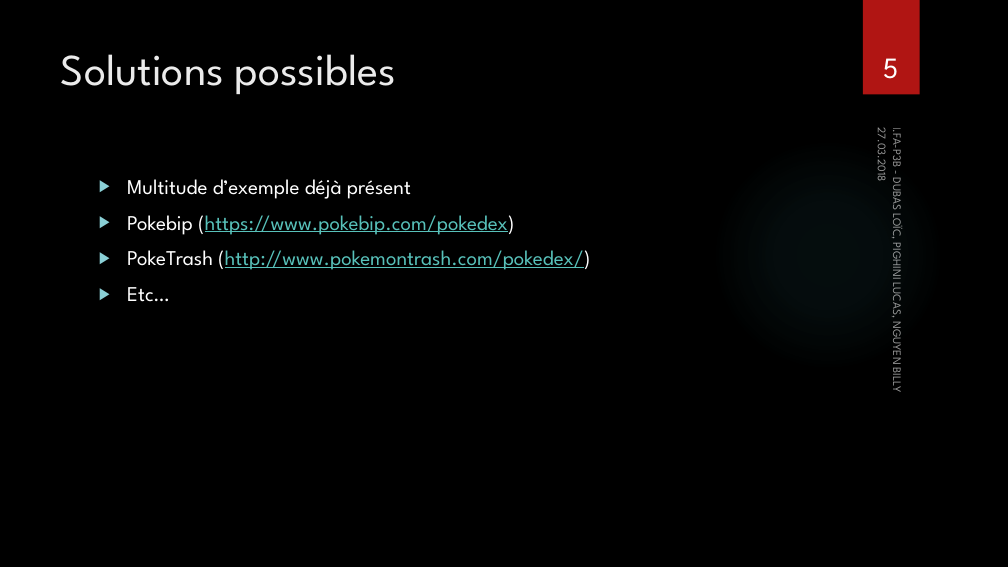
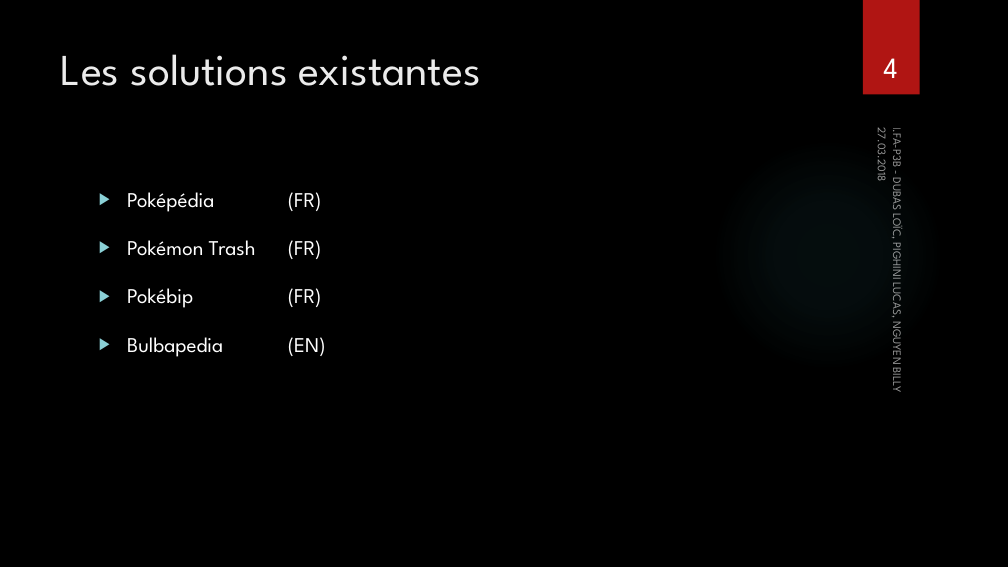
Before and after one commit to BillyNgu/pokedex, a slide deck: slide 4 of Documentation/Pokedex_presentation.pptx (slide 5 before the commit). Drawn at 1008x567 pixels with LibreOffice and Linux fonts; fonts in the diff are those of the drawing; background and template pictures are left out. Boxes give left, top, right and bottom in pixels: in the first picture for what was removed or moved away, otherwise in the second. Text is boxed around its words. In the diff, an @@ line names an element or a change of style, - is before the commit and + after.

Commit message:
update ppt

```diff
--- a/Documentation/Pokedex_presentation.pptx
+++ b/Documentation/Pokedex_presentation.pptx
@@ title at [61,54,481,86]: text changed @@
-Solutions possibles
+Les solutions existantes
@@ page number at [883,58,897,78]: text changed @@
-5
+4
@@ text at [127,192,326,357]: text changed; text colour #58C1BA to #FFFFFF @@
-▶ Multitude d’exemple déjà présent
-▶ Pokebip (https://www.pokebip.com/pokedex)
-▶ PokeTrash (http://www.pokemontrash.com/pokedex/)
-▶ Etc…
+▶ Poképédia (FR)
+▶ Pokémon Trash (FR)
+▶ Pokébip (FR)
+▶ Bulbapedia (EN)
```
Also in this commit, not shown: 4 other slides changed, 2 other files.
